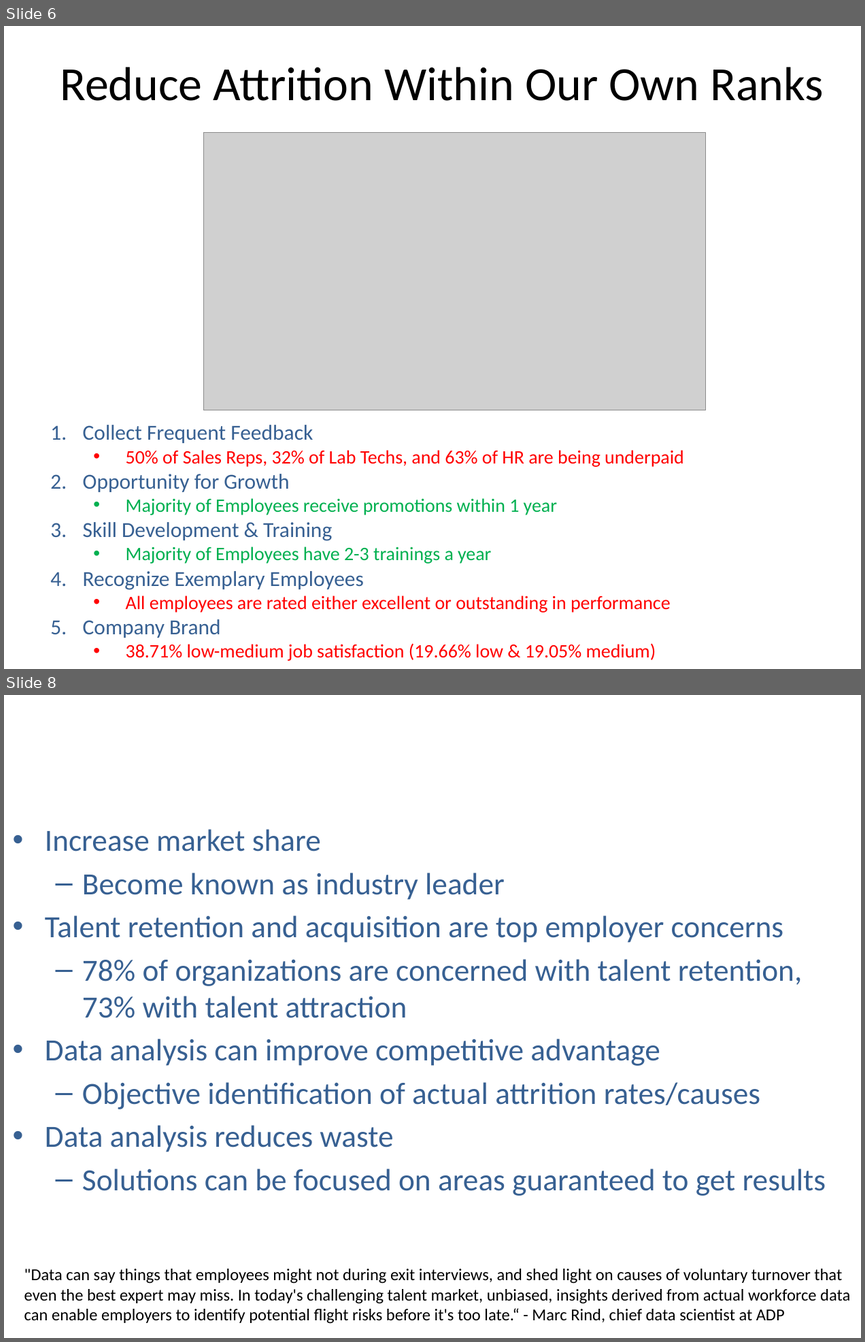
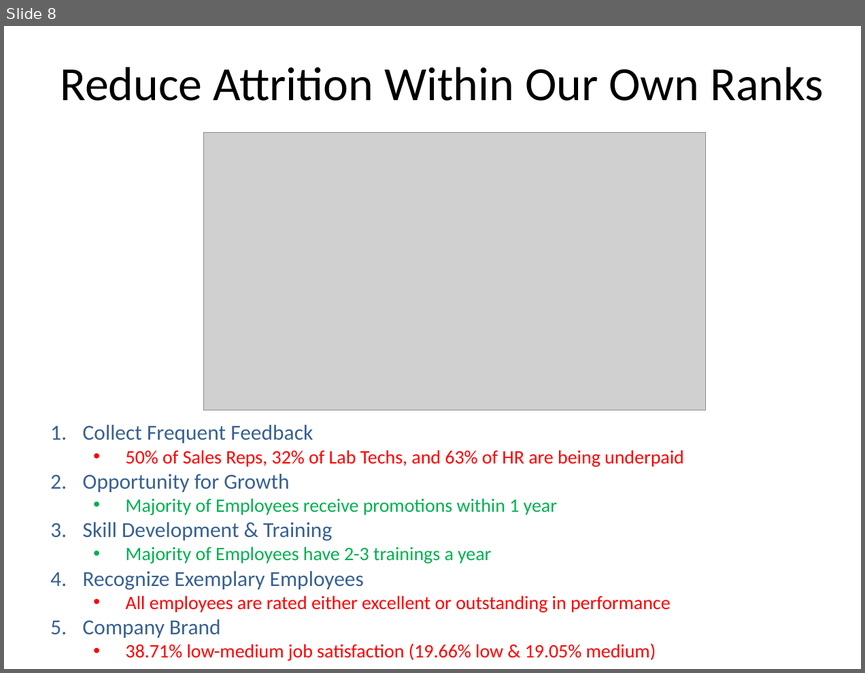
Before and after one commit to anguyen-07/DDS6306_CaseStudy02, a slide deck: DDSAnalytics_CaseStudy2_Updated.pptx. Shown one above the other, each under a label of ours: slides 6 and 8 before the commit, slide 8 after it; the slides between them are not shown. The pictures are 865x1342 and 865x673 pixels, drawn with LibreOffice and Linux fonts; fonts in the diff are those of the drawing; grey boxes stand for pictures; background and template pictures are left out. Boxes give left, top, right and bottom in pixels: in the first picture for what was removed or moved away, otherwise in the second. Text is boxed around its words. In the diff, an @@ line names an element or a change of style, - is before the commit and + after.

```diff
--- a/DDSAnalytics_CaseStudy2_Updated.pptx
+++ b/DDSAnalytics_CaseStudy2_Updated.pptx
@@ slide 8 removed at box(4, 695, 861, 1338), background picture (left out) @@
@@ text removed at box(45, 829, 826, 1195) @@
-• Increase market share
-  – Become known as industry leader
-• Talent retention and acquisition are top employer concerns
-  – 78% of organizations are concerned with talent retention, 73% with talent attraction
-• Data analysis can improve competitive advantage
-  – Objective identification of actual attrition rates/causes
-• Data analysis reduces waste
-  – Solutions can be focused on areas guaranteed to get results
@@ text removed at box(24, 1268, 850, 1323) @@
-"Data can say things that employees might not during exit interviews, and shed light on causes of voluntary turnover that even the best expert may miss. In today's challenging talent market, unbiased, insights derived from actual workforce data can enable employers to identify potential flight risks before it's too late.“ - Marc Rind, chief data scientist at ADP
@@ what was slide 6 is now slide 8 @@
```
Also in this commit, not shown: 6 slides changed, 3 slides added.
